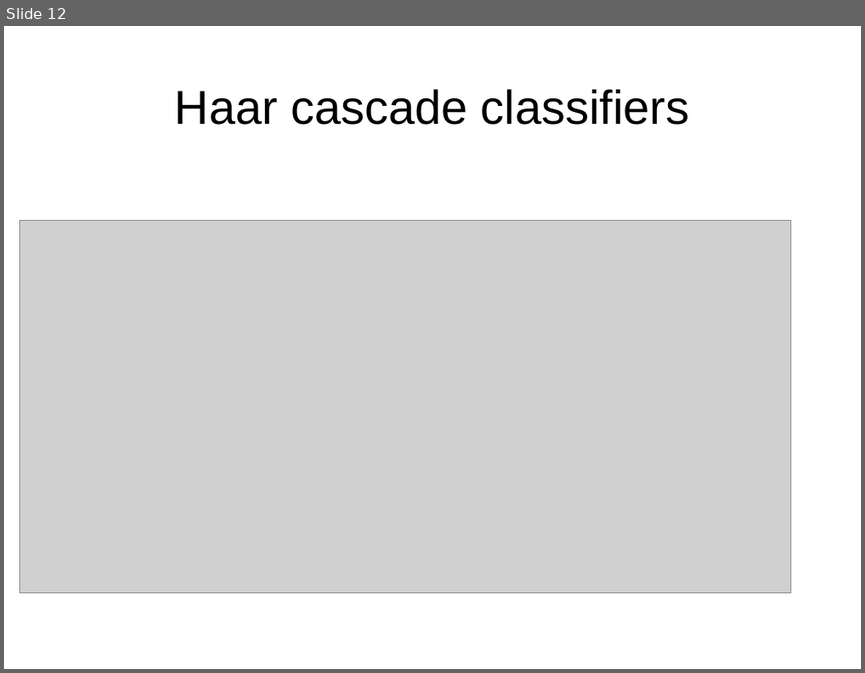
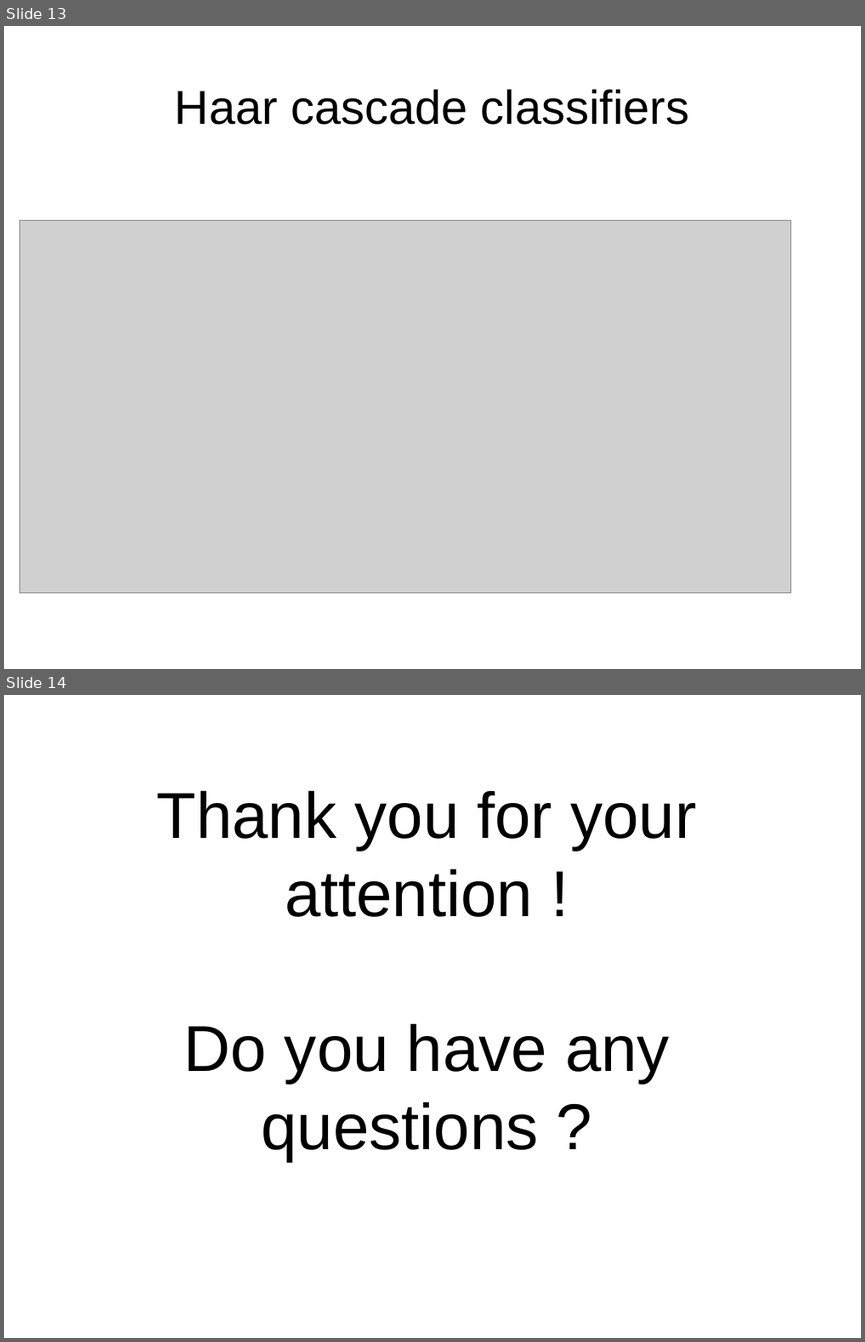
Before and after one commit to Kyin/opencv-test, a slide deck: Presentations/Presentation 9.04/Presentation 9.04/Presentation.odp. Shown one above the other, each under a label of ours: slide 12 before the commit, slides 13 and 14 after it. The pictures are 865x673 and 865x1342 pixels, drawn with LibreOffice and Linux fonts; fonts in the diff are those of the drawing; grey boxes stand for pictures. Boxes give left, top, right and bottom in pixels: in the first picture for what was removed or moved away, otherwise in the second. Text is boxed around its words. In the diff, an @@ line names an element or a change of style, - is before the commit and + after.

```diff
--- a/Presentations/Presentation 9.04/Presentation 9.04/Presentation.odp
+++ b/Presentations/Presentation 9.04/Presentation 9.04/Presentation.odp
@@ slide 14 added at (x1=4, y1=695, x2=861, y2=1338), background #FFFFFF @@
@@ title added at (x1=157, y1=790, x2=696, y2=1161), 60 pt, text #000000 @@
+Thank you for your attention !
+Do you have any questions ?
@@ what was slide 12 is now slide 13 @@
```
Also in this commit, not shown: 1 other slide added.
